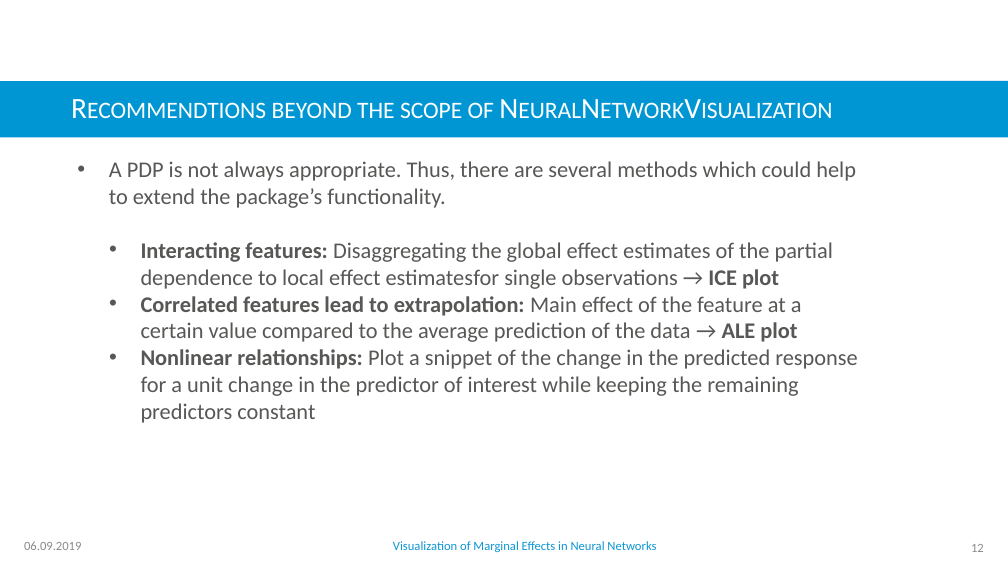
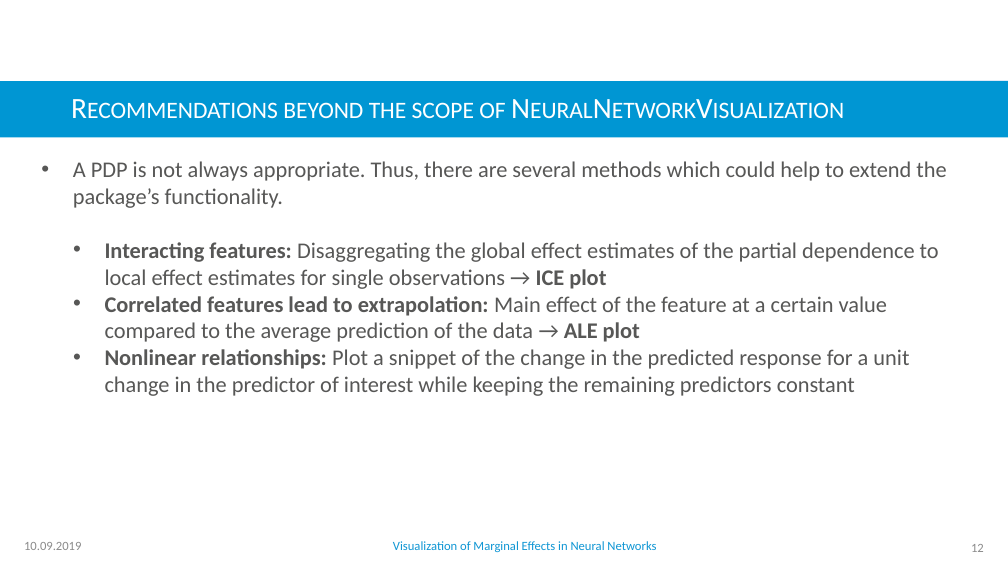
Before and after one commit to AlexAfanasev/NeuralNetworkPresentationPaper, a slide deck: slide 12 of Presentation_neural_network.pptx. Drawn at 1008x567 pixels with LibreOffice and Linux fonts; fonts in the diff are those of the drawing; background and template pictures are left out. Boxes give left, top, right and bottom in pixels: in the first picture for what was removed or moved away, otherwise in the second. Text is boxed around its words. In the diff, an @@ line names an element or a change of style, - is before the commit and + after.

```diff
--- a/Presentation_neural_network.pptx
+++ b/Presentation_neural_network.pptx
@@ title at (283,102,505,118): text changed @@
-Recommendtions beyond the scope of NeuralNetworkVisualization
+Recommendations beyond the scope of NeuralNetworkVisualization
@@ text "A PDP is not always ...": place and size @@
-text "A PDP is not always ..." at (109,161,857,423)
+text "A PDP is not always ..." at (73,161,946,396)
@@ text at (105,242,939,289): spaces changed @@
-  • Interacting features: Disaggregating the global effect estimates of the partial dependence to local effect estimatesfor single observations → ICE plot
+  • Interacting features: Disaggregating the global effect estimates of the partial dependence to local effect estimates for single observations → ICE plot
@@ text at (24,542,81,550): text changed @@
-06.09.2019
+10.09.2019
```
Also in this commit, not shown: 11 other slides changed.
